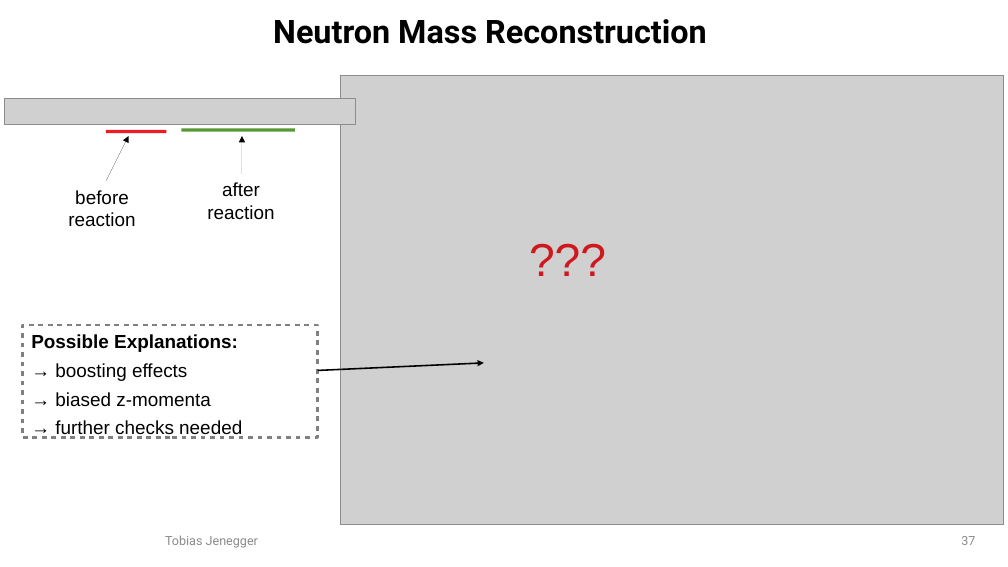
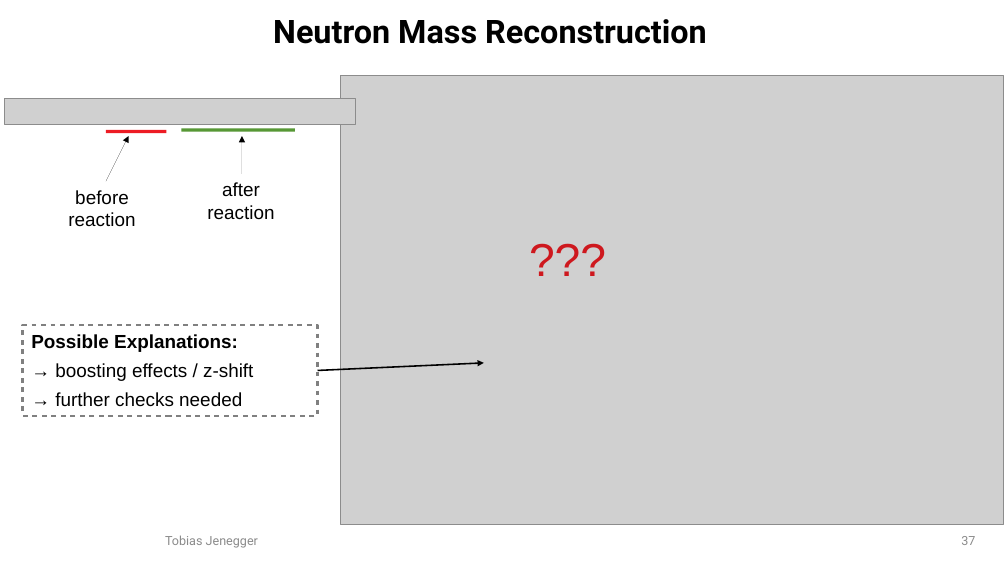
Before and after one commit to jenegger/2021_psi_pres, a slide deck: slide 37 of analysis.odp. Drawn at 1008x567 pixels with LibreOffice and Linux fonts; fonts in the diff are those of the drawing; grey boxes stand for pictures; background and template pictures are left out. Boxes give left, top, right and bottom in pixels: in the first picture for what was removed or moved away, otherwise in the second. Text is boxed around its words. In the diff, an @@ line names an element or a change of style, - is before the commit and + after.

```diff
--- a/analysis.odp
+++ b/analysis.odp
@@ rectangle "Possible Explanations:": place and size @@
-rectangle "Possible Explanations:" at bbox=[23, 325, 318, 438]
+rectangle "Possible Explanations:" at bbox=[23, 325, 318, 416]
@@ text in rectangle at bbox=[55, 363, 253, 381]: text changed @@
-→ boosting effects
-→ biased z-momenta
+→ boosting effects / z-shift
```
Also in this commit, not shown: 6 other slides changed, 1 other file.
